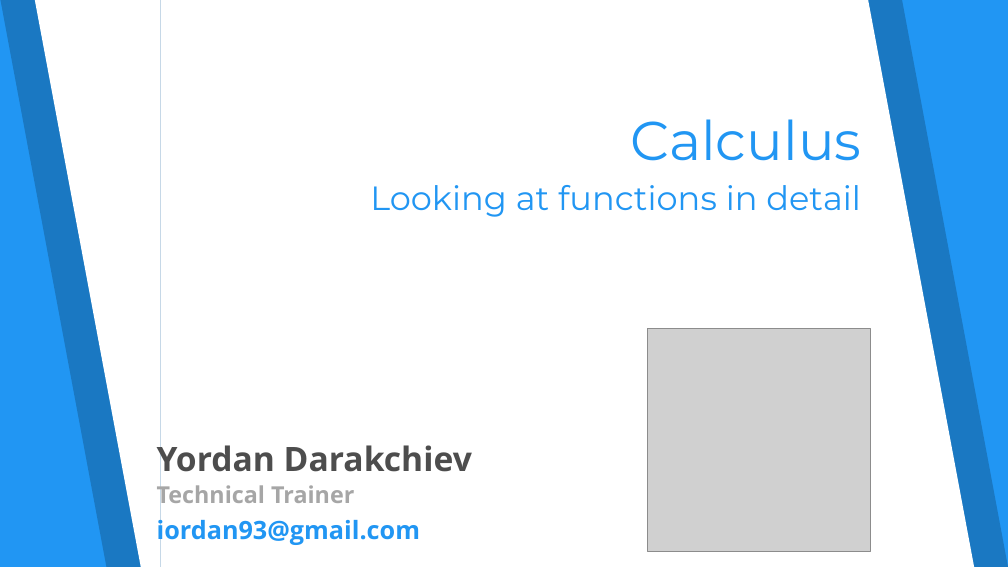
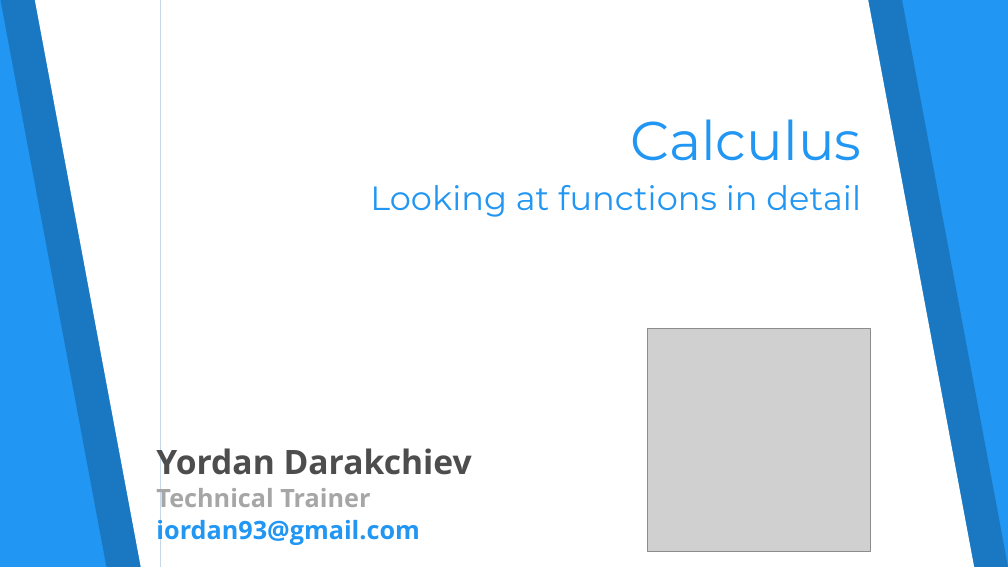
Before and after one commit to aquaruiz/Math_Concepts, a slide deck: slide 1 of 08. Calculus-Exercise/07. Calculus.pptx. Drawn at 1008x567 pixels with LibreOffice and Linux fonts; fonts in the diff are those of the drawing; grey boxes stand for pictures. Boxes give left, top, right and bottom in pixels: in the first picture for what was removed or moved away, otherwise in the second. Text is boxed around its words. In the diff, an @@ line names an element or a change of style, - is before the commit and + after.

Commit message:
solved Calculus Exercise

```diff
--- a/08. Calculus-Exercise/07. Calculus.pptx
+++ b/08. Calculus-Exercise/07. Calculus.pptx
@@ freeform shape at (0,0,160,567): outline redrawn @@
@@ freeform shape at (35,0,161,567): outline redrawn @@
@@ text "Yordan Darakchiev" at (156,442,472,483): line spacing 0.8 to 0.9 @@
@@ text "Technical Trainer" at (156,484,370,514): size 22.2 to 24 pt; line spacing 0.8 to 0.9 @@
```
Also in this commit, not shown: 18 other slides changed, 6 slides added, 6 slides removed.
